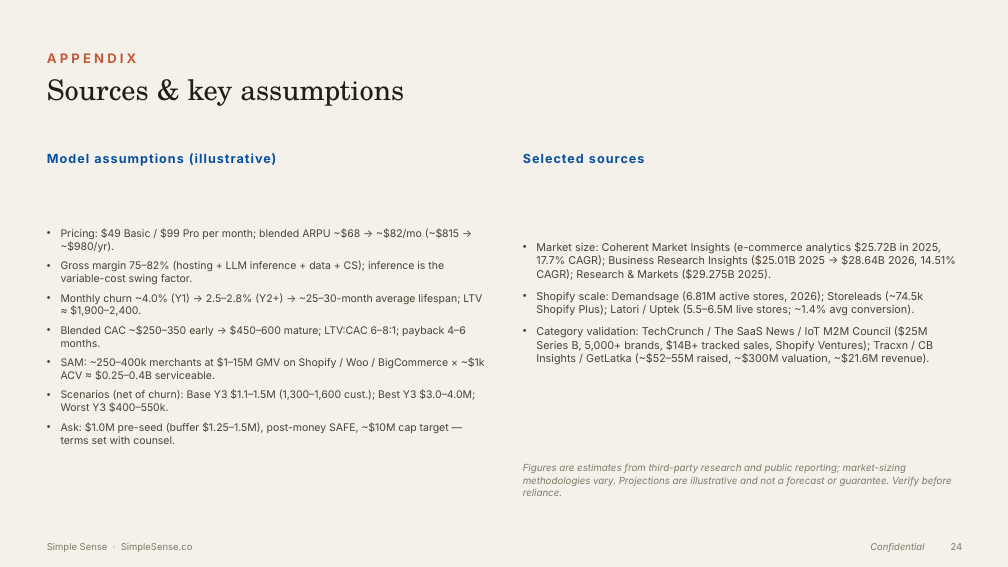
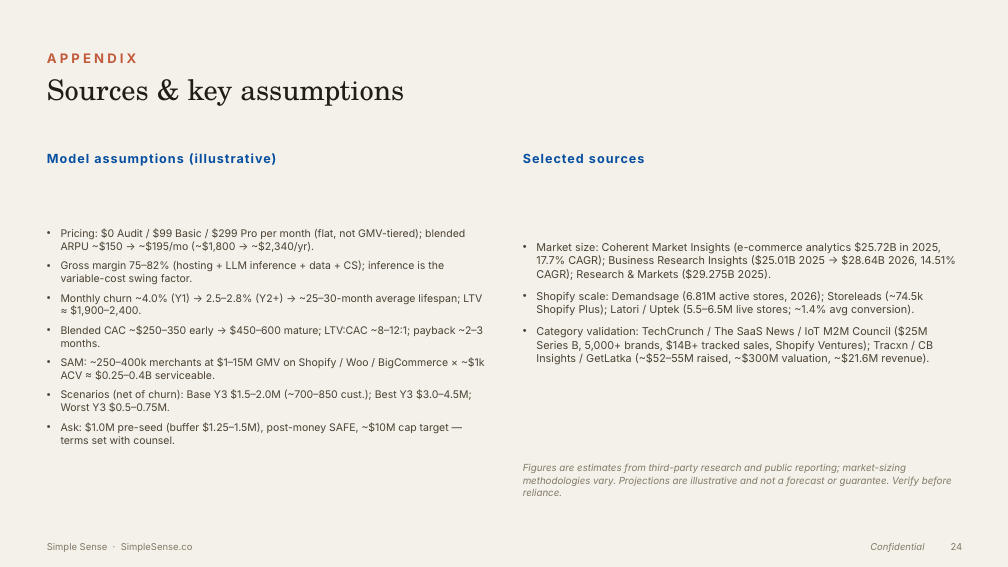
Before and after one commit to simplesense/simplesense.co, a slide deck: slide 24 of Simple_Sense_Investor_Deck.pptx. Drawn at 1008x567 pixels with LibreOffice and Linux fonts; fonts in the diff are those of the drawing. Boxes give left, top, right and bottom in pixels: in the first picture for what was removed or moved away, otherwise in the second. Text is boxed around its words. In the diff, an @@ line names an element or a change of style, - is before the commit and + after.

```diff
--- a/Simple_Sense_Investor_Deck.pptx
+++ b/Simple_Sense_Investor_Deck.pptx
@@ text at box(61, 228, 465, 252): text changed @@
-• Pricing: $49 Basic / $99 Pro per month; blended ARPU ~$68 → ~$82/mo (~$815 → ~$980/yr).
+• Pricing: $0 Audit / $99 Basic / $299 Pro per month (flat, not GMV-tiered); blended ARPU ~$150 → ~$195/mo (~$1,800 → ~$2,340/yr).
@@ text at box(61, 325, 483, 347): text changed @@
-• Blended CAC ~$250–350 early → $450–600 mature; LTV:CAC 6–8:1; payback 4–6 months.
+• Blended CAC ~$250–350 early → $450–600 mature; LTV:CAC ~8–12:1; payback ~2–3 months.
@@ text at box(61, 390, 472, 412): text changed @@
-• Scenarios (net of churn): Base Y3 $1.1–1.5M (1,300–1,600 cust.); Best Y3 $3.0–4.0M; Worst Y3 $400–550k.
+• Scenarios (net of churn): Base Y3 $1.5–2.0M (~700–850 cust.); Best Y3 $3.0–4.5M; Worst Y3 $0.5–0.75M.
```
Also in this commit, not shown: 6 other slides changed, 35 other files.
